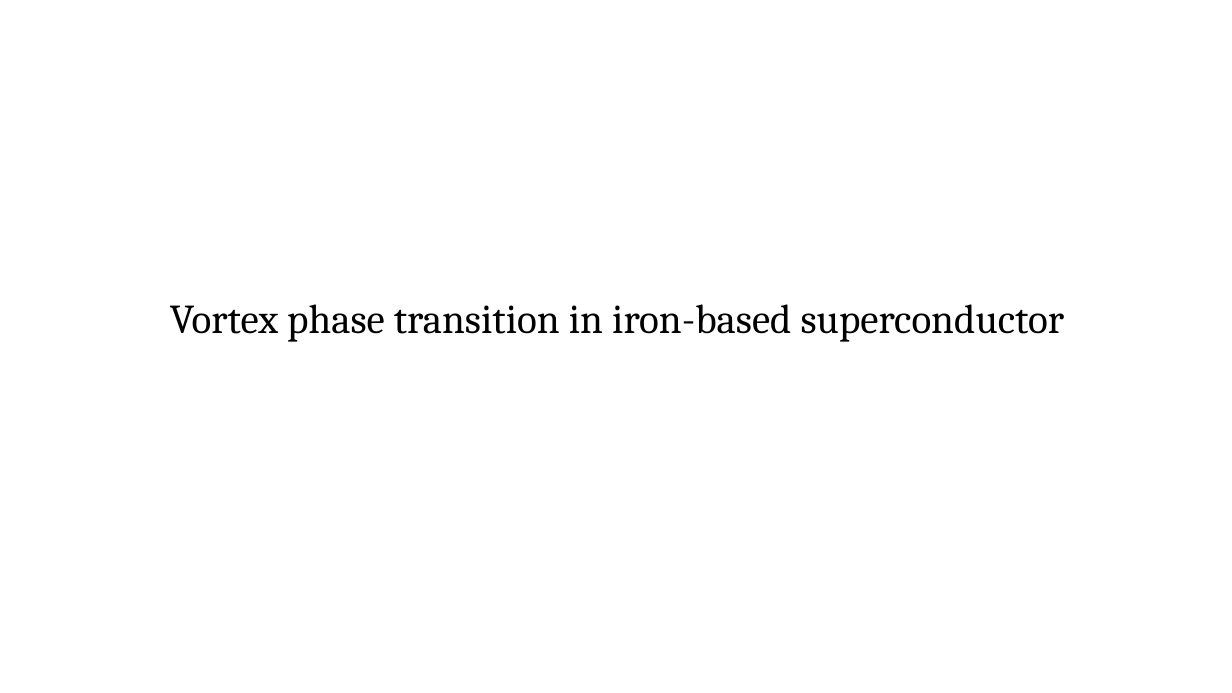
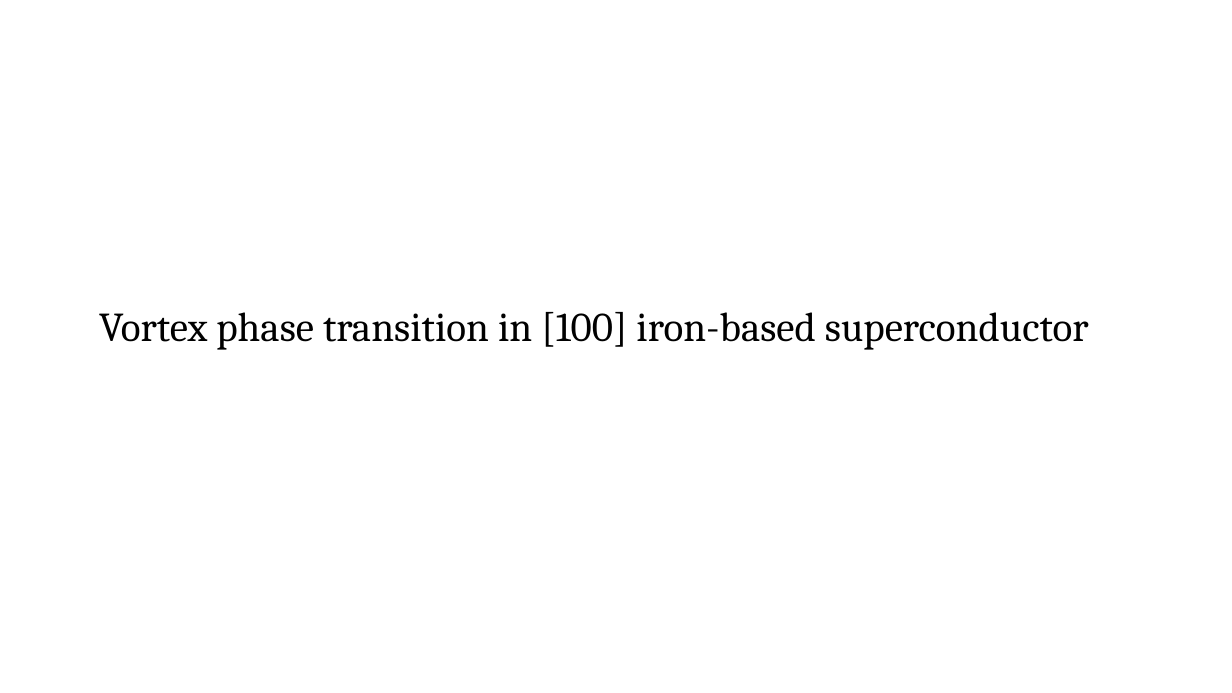
Before and after one commit to WCheng111/physics-computation, a slide deck: slide 1 of vortex.pptx. Drawn at 1232x693 pixels with LibreOffice and Linux fonts; fonts in the diff are those of the drawing. Boxes give left, top, right and bottom in pixels: in the first picture for what was removed or moved away, otherwise in the second. Text is boxed around its words. In the diff, an @@ line names an element or a change of style, - is before the commit and + after.

```diff
--- a/vortex.pptx
+++ b/vortex.pptx
@@ text at (x1=99, y1=312, x2=1089, y2=350): text changed @@
-Vortex phase transition in iron-based superconductor
+Vortex phase transition in [100] iron-based superconductor
```
Also in this commit, not shown: 5 other slides changed, 1 slide added, 3 slides removed, 2 other files.
